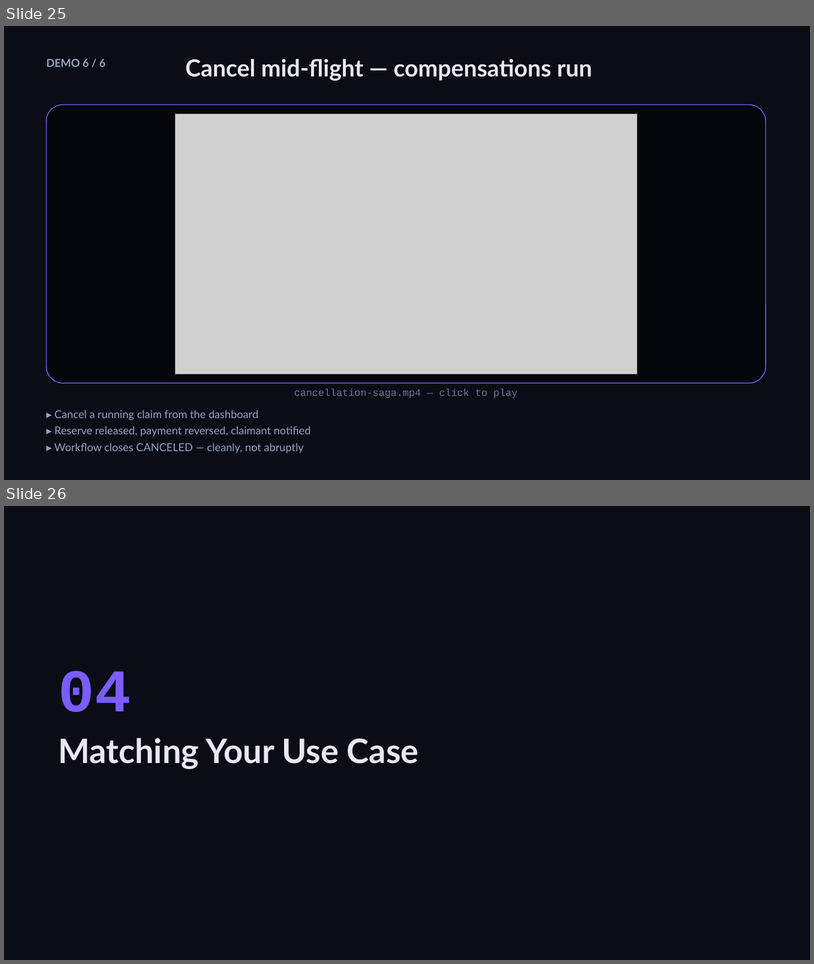
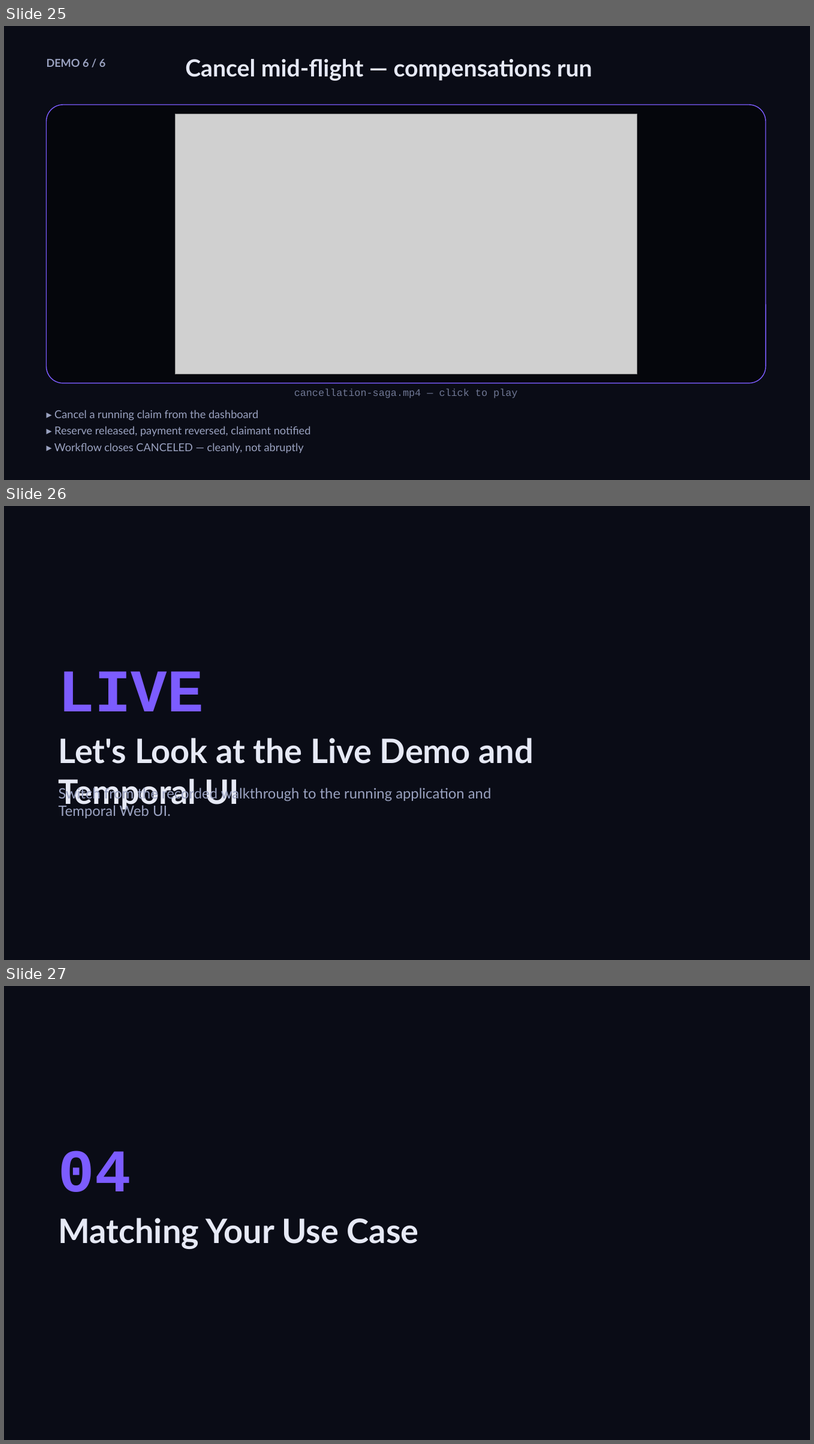
Before and after one commit to simy307/temporal-claims-demo, a slide deck: presentation/Lifting-the-Veil-Temporal-Talk.pptx. Shown one above the other, each under a label of ours: slides 25 and 26 before the commit, slides 25, 26 and 27 after it. The pictures are 814x964 and 814x1444 pixels, drawn with LibreOffice and Linux fonts; fonts in the diff are those of the drawing; grey boxes stand for pictures. Boxes give left, top, right and bottom in pixels: in the first picture for what was removed or moved away, otherwise in the second. Text is boxed around its words. In the diff, an @@ line names an element or a change of style, - is before the commit and + after.

```diff
--- a/presentation/Lifting-the-Veil-Temporal-Talk.pptx
+++ b/presentation/Lifting-the-Veil-Temporal-Talk.pptx
@@ slide 26 added at <box>4,506,810,960</box>, background #FFFFFF @@
@@ rectangle added at <box>4,506,810,960</box>, fill #0A0C16 @@
@@ text added at <box>59,671,204,711</box>, 72 pt, text #7C5CFF, bold @@
+LIVE
@@ text added at <box>59,738,534,804</box>, 40 pt, text #E6E9F5, bold @@
+Let's Look at the Live Demo and Temporal UI
@@ text added at <box>59,778,492,816</box>, 17 pt, text #9AA2C0 @@
+Switch from the recorded walkthrough to the running application and Temporal Web UI.
@@ what was slide 26 is now slide 27 @@
```
Also in this commit, not shown: 3 other files.
